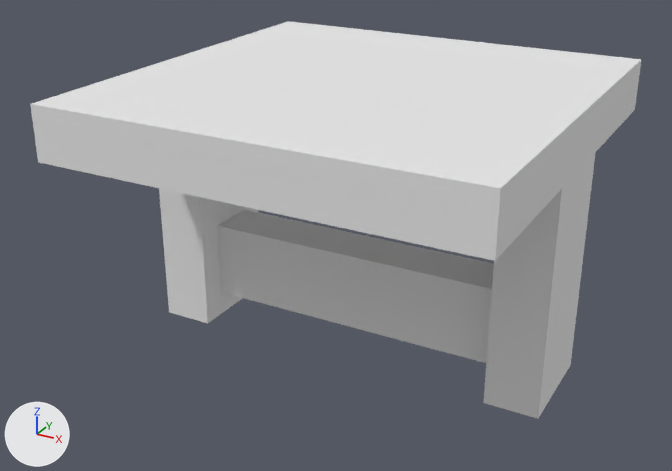
A saved change to the OBJ model src/main/resources/assets/industrialwires/models/block/mech_mb/commutator.obj.
Both versions are drawn from a 50 mm lens placed at (1.431, -2.314, 1.515), pointed at (0.457, -0.544, 0.63). The lights are fixed; the arrows at lower left show +X, +Y and +Z. Where no turn or scale is listed for an object, it has been applied to the vertices. Vertices at the same position are counted once.

Script lines for the objects in view, before the commit:
```python
me_commutator_cube_038 = bpy.data.meshes.new('Commutator_Cube.038')
me_commutator_cube_038.from_pydata(...)  # 36 vertices, 24 faces; spans x 0.0..1.0, y -1.0..0.0, z 0.344..1.0
me_commutator_cube_038.materials.append(mat_none)  # white #e7e7e7
ob_commutator_cube_038 = bpy.data.objects.new('Commutator_Cube.038', me_commutator_cube_038)
ob_commutator_cube_038.location = (0.0, 0.0, 0.0)
```
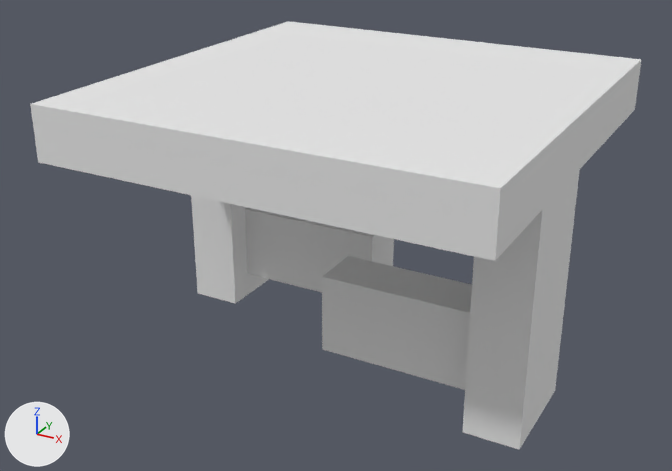
What differs and where, as boxes (x1, y1, x2, y2) in the pictures (672 x 471 px; the box of a moved part takes in the faces that stretch with it):
'Commutator_Cube.038', reshaped (8% taller): before (30, 21, 641, 419); after (30, 21, 641, 450)
part 1 of me_commutator_cube_038, moved or reshaped: before (159, 189, 258, 323); after (191, 195, 269, 304)
part 2 of me_commutator_cube_038, moved or reshaped: before (483, 152, 596, 419); after (462, 170, 580, 450)
part 3 of me_commutator_cube_038, moved or reshaped: before (217, 210, 494, 363); after (245, 208, 472, 390)

What changed in the scene script:
```text
Change me_commutator_cube_038:
    used by ob_commutator_cube_038; location = (0.0, 0.0, 0.0)
    remove me_commutator_cube_038.from_pydata(...)  # 36 vertices, 24 faces; spans x 0.0..1.0, y -1.0..0.0, z 0.344..1.0
    add me_commutator_cube_038.from_pydata(...)  # 40 vertices, 26 faces; spans x 0.0..1.0, y -1.0..0.0, z 0.344..1.0
    me_commutator_cube_038 part 1: the loose piece of 8 vertices spanning x 0.0..0.125, y -0.625..-0.375, z 0.344..0.875 is moved by (0.0, 0.125, 0.0)
    me_commutator_cube_038 part 2: the loose piece of 8 vertices spanning x 0.875..1.0, y -0.625..-0.375, z 0.344..0.875 is moved by (0.0, -0.125, 0.0)
    me_commutator_cube_038 part 3
    4 vertices are removed from x 0.0..1.0, y -0.562..-0.437, z 0.406..0.594
    8 faces are deleted
    8 vertices are added at x 0.0..1.0, y -0.687..-0.312, z 0.406..0.594
    10 new faces join them
```
